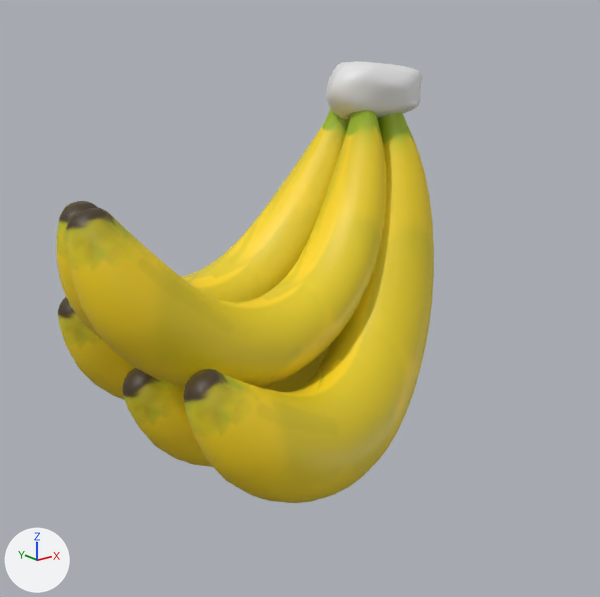
A saved change to the FBX model Assets/Models/pisang (banyak) meledak.fbx.
One viewpoint serves both versions: a 50 mm lens placed at (-2.7, -3.71, 2.22), pointed at (0.13, -0.17, 0.8). The axes (+X, +Y, +Z) are drawn at lower left. The lights are the same throughout.
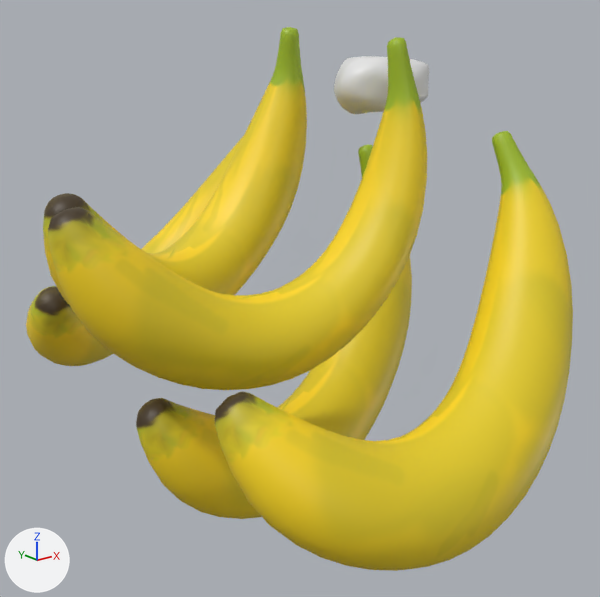
The change, as JSON lines over the scene's bpy script:
```json
{"op": "set", "path": "ob_icosphere.location", "old": "(0.708, -0.034, 1.976)", "new": "(0.753, -0.05, 2.006)"}
{"op": "set", "path": "ob_icosphere.rotation_euler", "old": "(0.0, 0.0, 0.0)", "new": "(-0.0214, -0.0295, 0.00649)", "note": "degrees (0, 0, 0) -> degrees (-1.2, -1.7, 0.4)"}
{"op": "set", "path": "ob_torus.location", "old": "(0.0, -0.082, 1.027)", "new": "(0.04, -0.081, 0.766)"}
{"op": "set", "path": "ob_torus.rotation_euler", "old": "(-1.527, -0.385, -0.00949)", "new": "(-1.765, -0.219, 0.144)", "note": "degrees (-87, -22, -0.5) -> degrees (-101, -13, 8.3)"}
{"op": "set", "path": "ob_torus_001.location", "old": "(0.028, -0.536, 1.097)", "new": "(0.065, -1.089, 1.013)"}
{"op": "set", "path": "ob_torus_001.rotation_euler", "old": "(-1.733, -0.227, 0.188)", "new": "(-2.052, -0.174, -0.19)", "note": "degrees (-99, -13, 11) -> degrees (-118, -10, -11)"}
{"op": "set", "path": "ob_torus_002.location", "old": "(-0.025, 0.363, 1.194)", "new": "(-0.059, 1.01, 1.184)"}
{"op": "set", "path": "ob_torus_002.rotation_euler", "old": "(-1.393, -0.229, -0.0714)", "new": "(-0.999, -0.297, 0.359)", "note": "degrees (-80, -13, -4.1) -> degrees (-57, -17, 21)"}
{"op": "set", "path": "ob_torus_003.location", "old": "(-0.318, -0.032, 1.767)", "new": "(-0.445, 0.102, 1.904)"}
{"op": "set", "path": "ob_torus_003.rotation_euler", "old": "(-1.375, -0.0226, 0.132)", "new": "(-1.422, -0.151, 0.302)", "note": "degrees (-79, -1.3, 7.6) -> degrees (-81, -8.7, 17)"}
{"op": "set", "path": "ob_torus_004.location", "old": "(-0.537, -0.352, 1.917)", "new": "(-0.695, -0.496, 1.976)"}
{"op": "set", "path": "ob_torus_004.rotation_euler", "old": "(-1.656, -0.033, 0.0416)", "new": "(-1.609, -0.127, -0.211)", "note": "degrees (-95, -1.9, 2.4) -> degrees (-92, -7.3, -12)"}
```

Pixel boxes [x1, y1, x2, y2] of what changed, in the pictures (600 x 597 px):
```json
{"object": "Torus.001", "change": "moved, turned", "before": [183, 113, 434, 503], "after": [215, 131, 573, 571]}
{"object": "Torus.004", "change": "moved, turned", "before": [66, 110, 387, 388], "after": [48, 37, 427, 390]}
{"object": "Torus.003", "change": "moved, turned", "before": [56, 108, 349, 341], "after": [43, 27, 307, 305]}
{"object": "Torus", "change": "moved, turned", "before": [122, 117, 405, 467], "after": [136, 145, 412, 519]}
{"object": "Torus.002", "change": "moved, turned", "before": [58, 297, 136, 400], "after": [26, 137, 243, 366]}
{"object": "Icosphere", "change": "moved, turned", "before": [326, 61, 422, 119], "after": [334, 56, 429, 114]}
```
